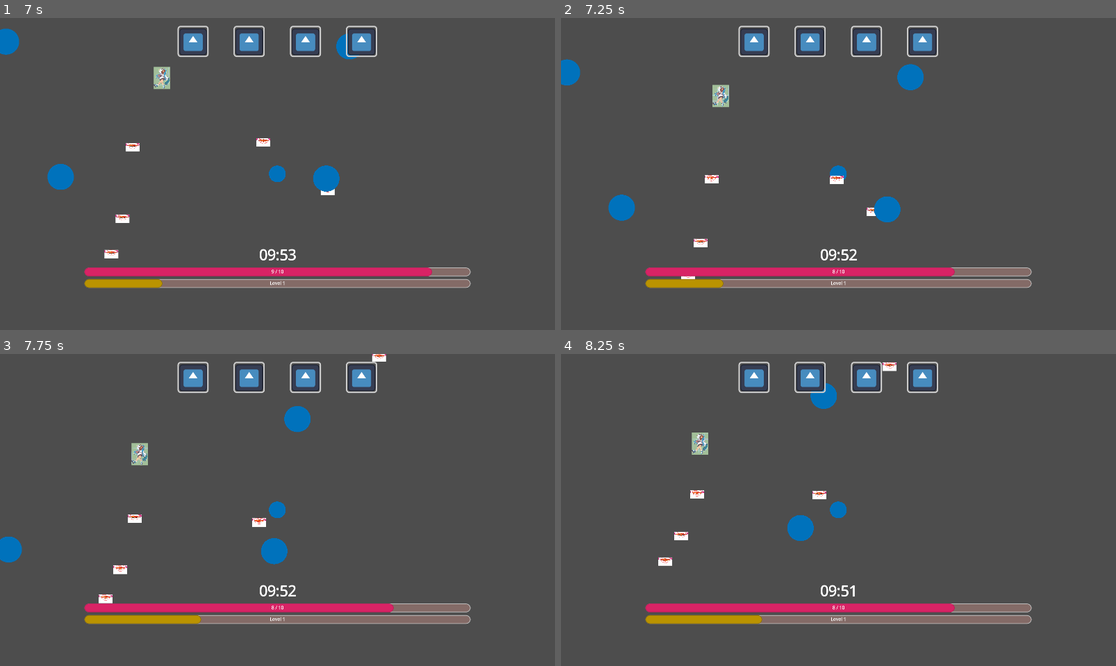
Above: before the commit, frames 1-4 (two rows, left to right).
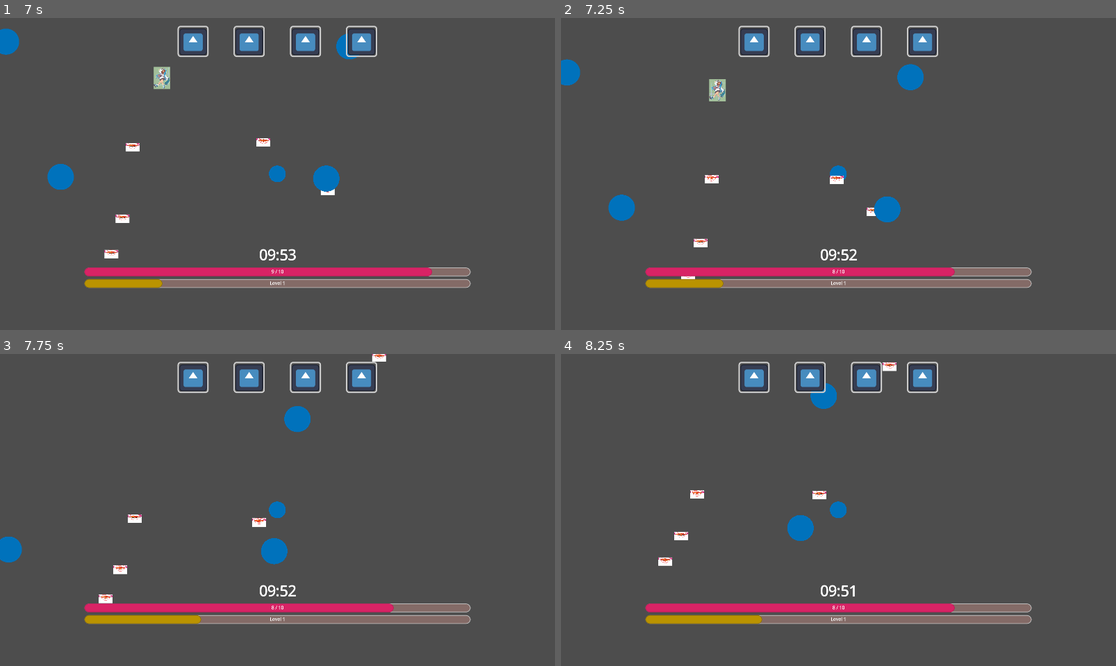
Above: after the commit, the same moments.

Repository: anxapa/mushroom-survive-her
Game: Godot game, scene res://Scenes/main_scene.tscn
The game is run twice, just before and just after one commit, with the same random seed, the same clock (stepped at 60 frames per second) and the same inputs. The engine's default icon, where the game draws it, is replaced by a stand-in: a white triangle on a blue panel in a dark square.
Inputs:
- Up to frame 1 (7 s): tap Enter at 0.5 s; hold Right (ui_right) 0.53-1.28 s; hold Down (ui_down) 1.28-2.03 s; hold Right (ui_right) 2.03-2.78 s; hold Up (ui_up) 2.78-3.53 s; hold Left (ui_left) 3.53-5.03 s; hold Down (ui_down) 5.03-5.78 s; hold Right (ui_right) 5.78-6.53 s; hold Up (ui_up) from 6.53 s (still down)
- Up to frame 2 (7.25 s): keep holding Up (ui_up)
- Up to frame 3 (7.75 s): release Up (ui_up) at 7.28 s; hold Right (ui_right) from 7.28 s (still down)
- Up to frame 4 (8.25 s): release Right (ui_right) at 8.03 s; hold Down (ui_down) from 8.03 s (still down)

Frame 1 is identical in both runs. In frame 2, 0.3% of the frame differs, in the area x 26-31%, y 19-29%; in frame 3, 0.2%; in frame 4, 0.2%.

Commit message:
Bugfixes
- Fixed a bug where the charger mob could pass through the player without dealing damage

Diff:
--- a/Scenes/Enemy/charger_mob.tscn
+++ b/Scenes/Enemy/charger_mob.tscn
@@ -7,7 +7,7 @@
 radius = 48.6
 
 [node name="ChargerMob" type="RigidBody2D"]
-collision_layer = 2
+collision_layer = 10
 collision_mask = 2
 gravity_scale = 0.0
 lock_rotation = true
--- a/Scenes/main_scene.tscn
+++ b/Scenes/main_scene.tscn
@@ -115,6 +115,9 @@
 
 [node name="Ability Manager" parent="Player" index="2" node_paths=PackedStringArray("level_up_panel")]
 level_up_panel = NodePath("../../Camera2D/Control/Panel")
+
+[node name="Hurtbox" parent="Player" index="3"]
+collision_mask = 14
 
 [node name="Camera2D" type="Camera2D" parent="."]
 position = Vector2(960, 540)
--- a/Scripts/Enemy/charger_mob.gd
+++ b/Scripts/Enemy/charger_mob.gd
@@ -15,6 +15,7 @@
 func _ready() -> void:
 	super()
 	contact_damage = 2
+	base_speed *= 0.85
 
 func _physics_process(delta: float) -> void:
 	# in charge range
@@ -36,13 +37,14 @@
 	target = global_position + (player.global_position - global_position)*offset
 	await get_tree().create_timer(chargeup_time).timeout
 	charging = true
-	$CollisionShape2D.disabled = true
+	set_collision_mask_value(2, false)
+	set_collision_layer_value(2, false)
 	charge_end = get_tree().create_timer(charge_time + randf_range(0.1, 0.4))
 	await charge_end.timeout
 	charge_speed = 1000
 	can_charge = true
-	charging = false
-	$CollisionShape2D.disabled = false
+	set_collision_mask_value(2, true)
+	set_collision_layer_value(2, true)
 	speed = base_speed
 
 # TODO: Variants
Not shown: 1 places in Scenes/main_scene.tscn that only renumber resources
